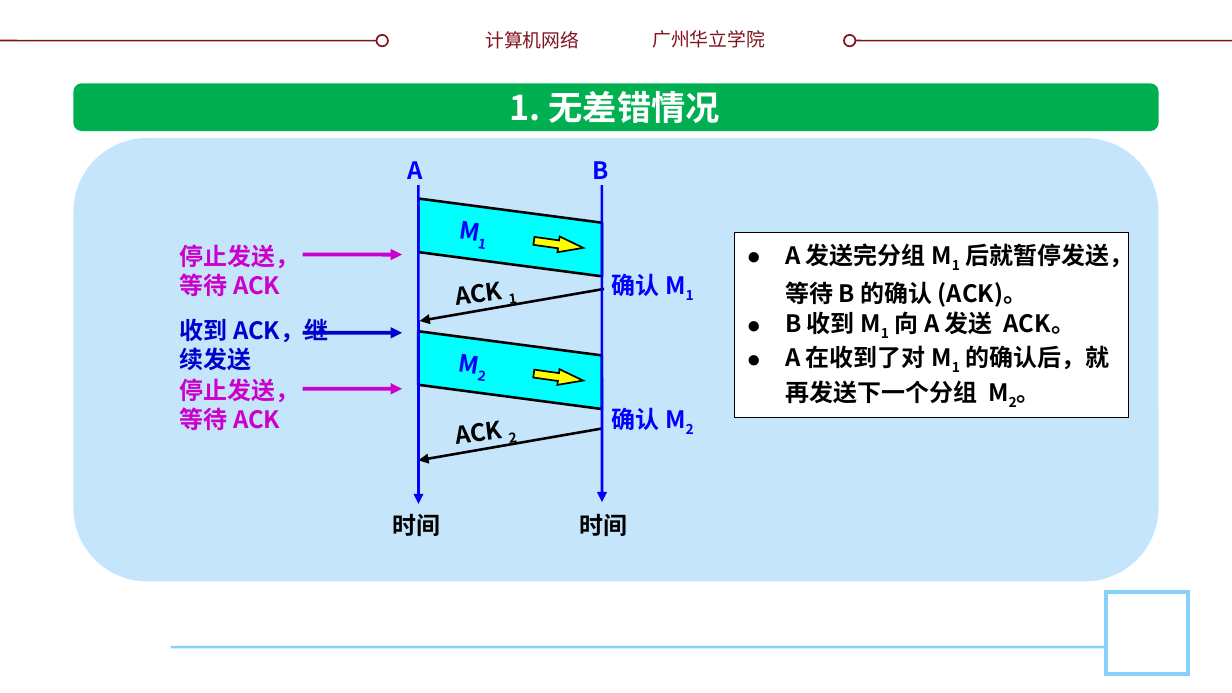
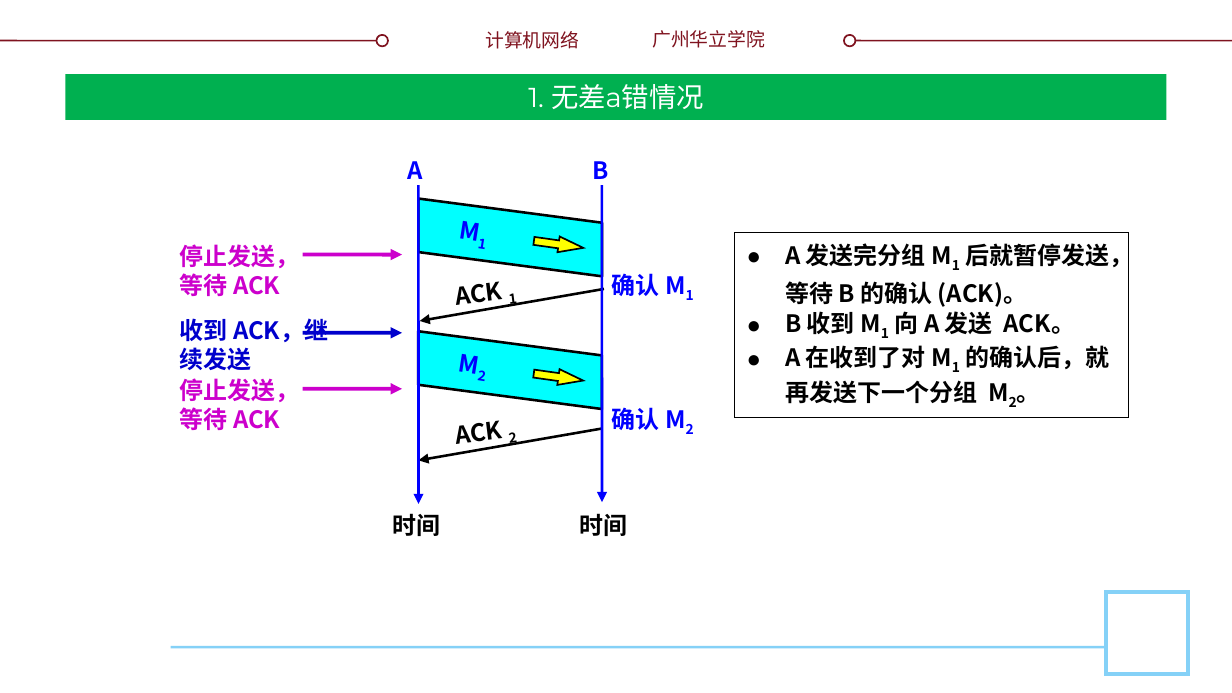
Before and after one commit to glplaman/glplaman.github.io, a slide deck: slide 50 of network/ppt/chap5.pptx (slide 49 before the commit). Drawn at 1232x693 pixels with LibreOffice and Linux fonts; fonts in the diff are those of the drawing; background and template pictures are left out. Boxes give left, top, right and bottom in pixels: in the first picture for what was removed or moved away, otherwise in the second. Text is boxed around its words. In the diff, an @@ line names an element or a change of style, - is before the commit and + after.

```diff
--- a/network/ppt/chap5.pptx
+++ b/network/ppt/chap5.pptx
@@ title added at bbox=[65, 74, 1167, 120], fill #00B050, 16 pt, text #FFFFFF @@
+1. 无差a错情况
@@ rounded rectangle removed at bbox=[74, 84, 1159, 132] @@
@@ text removed at bbox=[510, 91, 720, 123] @@
-1. 无差错情况
@@ rounded rectangle removed at bbox=[74, 138, 1159, 582] @@
```
Also in this commit, not shown: 43 other slides changed, 1 slide added, 9 other files.
